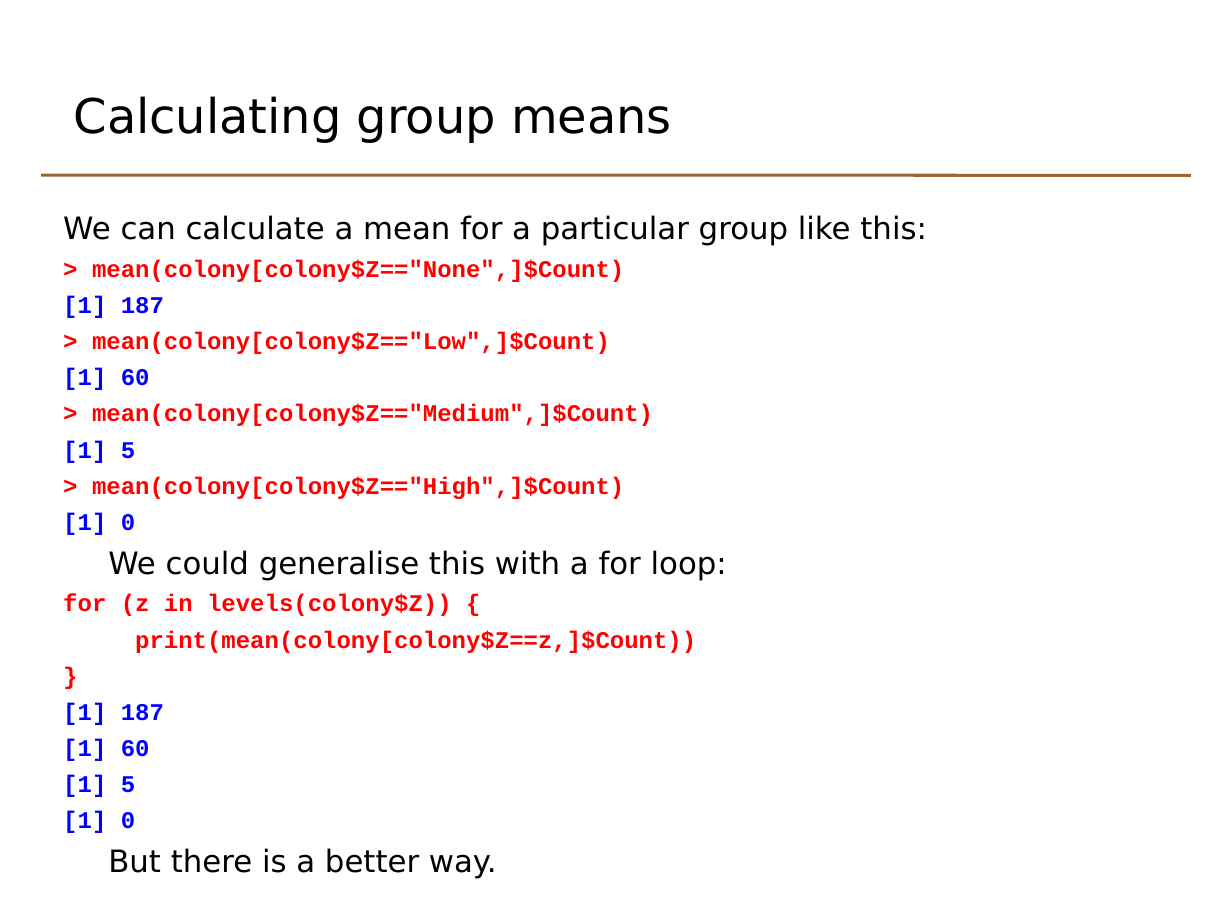
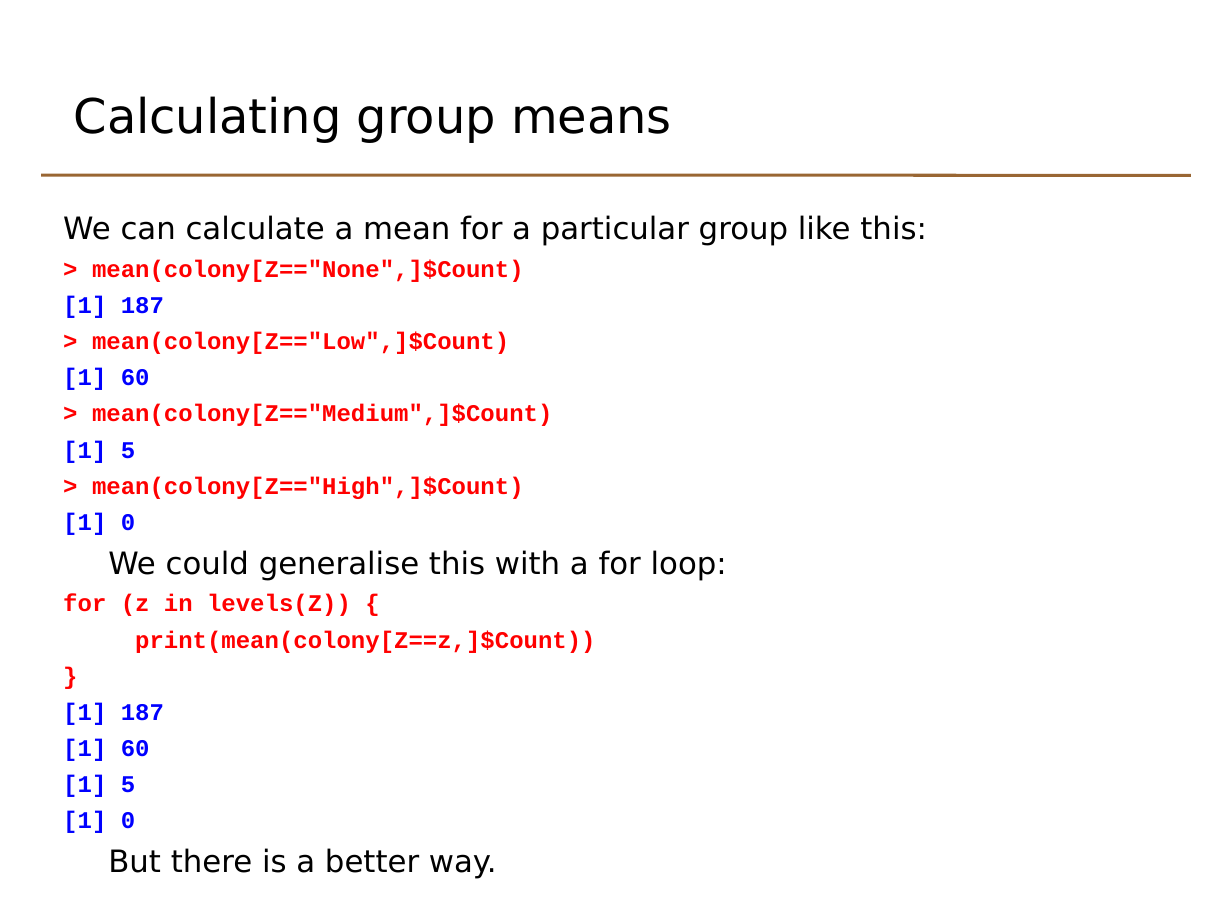
Before and after one commit to johnomics/basicr, a slide deck: slide 12 of Basic_R_Day_2_slides.odp. Drawn at 1232x924 pixels with LibreOffice and Linux fonts; fonts in the diff are those of the drawing. Boxes give left, top, right and bottom in pixels: in the first picture for what was removed or moved away, otherwise in the second. Text is boxed around its words. In the diff, an @@ line names an element or a change of style, - is before the commit and + after.

Commit message:
Edits following run of course 28/29 April
Colony section:
- remove XLS file example
- Use attach and detach instead of data argument
- Remove third part with multiple data files

Bugfixes:
- remove website links
- List slide: Change 'a' to 'one.to.ten' (hangover from old a,b,c variable names)
- Checking input and reporting errors - remove duplication of 'concise' sqXplusX error checking example
- Removed temperature conversion application exercise
- Change all =T and =F to =TRUE and =FALSE

```diff
--- a/Basic_R_Day_2_slides.odp
+++ b/Basic_R_Day_2_slides.odp
@@ text at <box>92,260,524,282</box>: text changed @@
-> mean(colony[colony$Z=="None",]$Count)
+> mean(colony[Z=="None",]$Count)
@@ text at <box>92,332,509,354</box>: text changed @@
-> mean(colony[colony$Z=="Low",]$Count)
+> mean(colony[Z=="Low",]$Count)
@@ text at <box>92,404,552,426</box>: text changed @@
-> mean(colony[colony$Z=="Medium",]$Count)
+> mean(colony[Z=="Medium",]$Count)
@@ text at <box>92,476,524,499</box>: text changed @@
-> mean(colony[colony$Z=="High",]$Count)
+> mean(colony[Z=="High",]$Count)
@@ text at <box>63,594,595,653</box>: text changed @@
-for (z in levels(colony$Z)) {
-print(mean(colony[colony$Z==z,]$Count))
+for (z in levels(Z)) {
+print(mean(colony[Z==z,]$Count))
```
Also in this commit, not shown: 22 other slides changed, 1 slide added, 11 slides removed, 15 other files.
